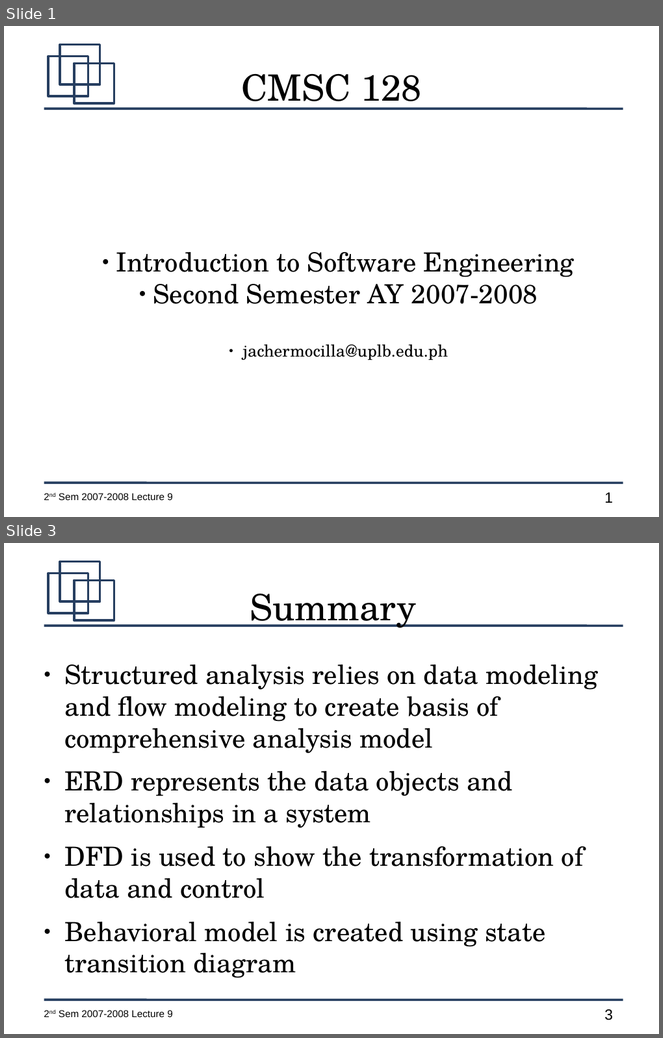
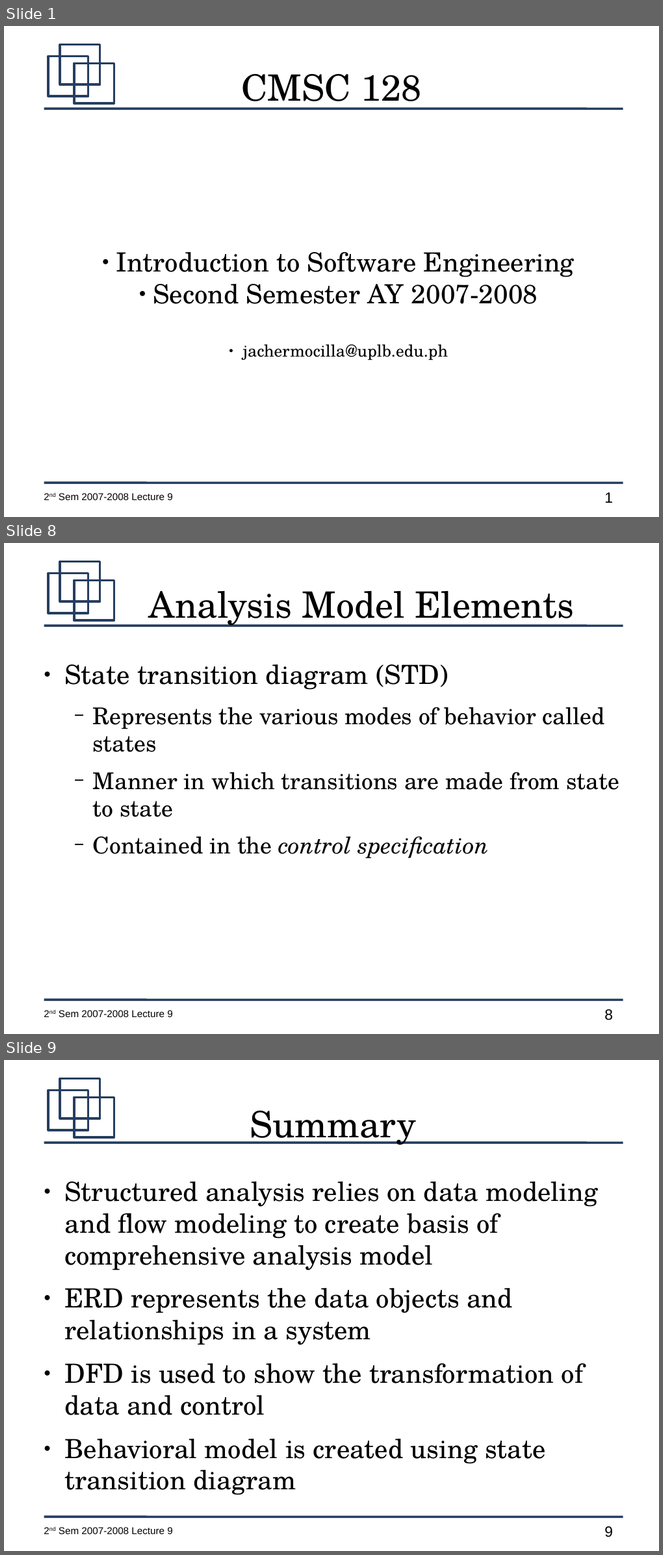
Before and after one commit to jachermocilla/jach-homepage, a slide deck: CMSC128-2nd-Sem-2007-L10.odp. Shown one above the other, each under a label of ours: slides 1 and 3 before the commit, slides 1, 8 and 9 after it; the slides between them are not shown. The pictures are 663x1038 and 663x1555 pixels, drawn with LibreOffice and Linux fonts; fonts in the diff are those of the drawing. Boxes give left, top, right and bottom in pixels: in the first picture for what was removed or moved away, otherwise in the second. Text is boxed around its words. In the diff, an @@ line names an element or a change of style, - is before the commit and + after.

```diff
--- a/CMSC128-2nd-Sem-2007-L10.odp
+++ b/CMSC128-2nd-Sem-2007-L10.odp
@@ slide 8 added at (4,543,659,1034), background #FFFFFF; not listed: 7 template elements that a slide beside it also shows @@
@@ title added at (149,591,574,627), 44 pt, text #000000 @@
+Analysis Model Elements
@@ text added at (65,665,620,859), 28 pt, text #000000 @@
+● State transition diagram (STD)
+  − Represents the various modes of behavior called states
+  − Manner in which transitions are made from state to state
+  − Contained in the control specification
@@ what was slide 3 is now slide 9 @@
@@ page number at (605,1527,613,1538): text changed @@
-3
+9
```
Also in this commit, not shown: 1 slide changed, 6 other slides added, 1 slide removed.
